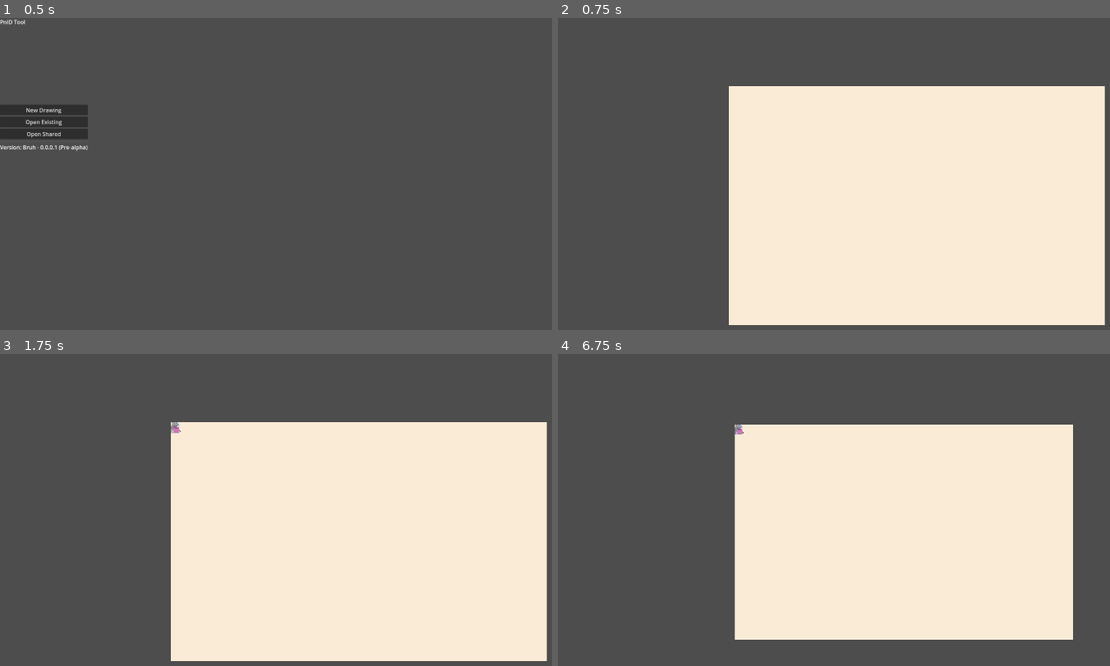
Above: before the commit, frames 1-4 (two rows, left to right).
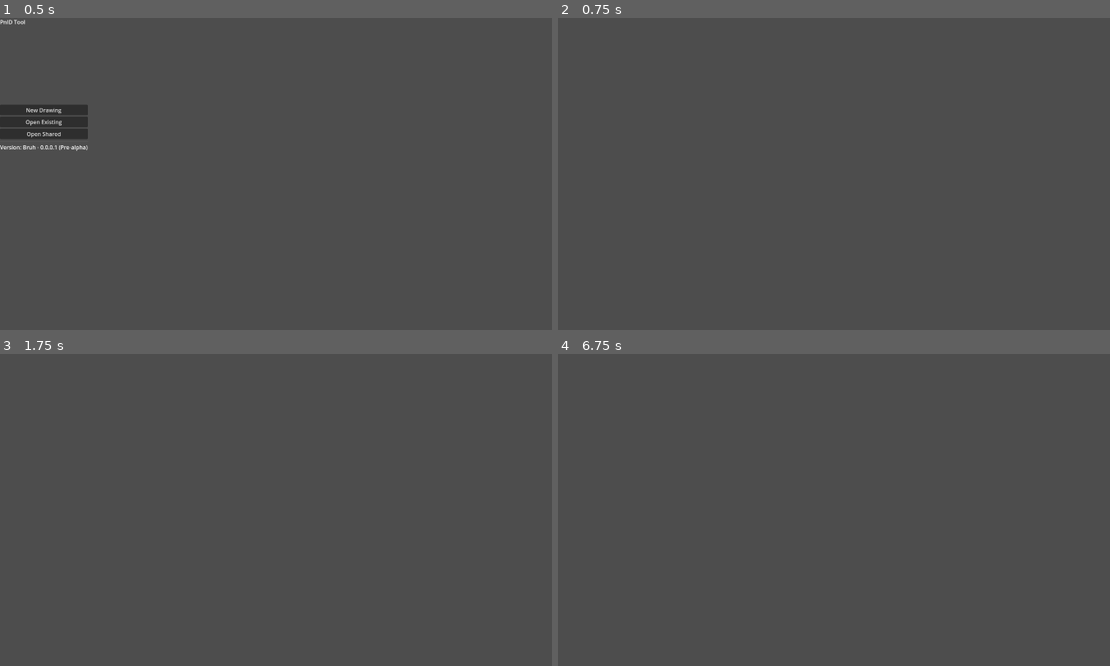
Above: after the commit, the same moments.

Repository: dukeman74/PnID-tool
Game: Godot game, scene res://Main_Menu/TitleScreen.tscn
The game is run twice, just before and just after one commit, with the same random seed, the same clock (stepped at 60 frames per second) and the same inputs.
Inputs (mouse positions are in pixels of both pictures, inside the frame that each line leads up to):
- Up to frame 1 (0.5 s): no input
- Up to frame 2 (0.75 s): click "New Drawing" at 0.5 s
- Up to frame 3 (1.75 s): tap Enter at 1.25 s; move the mouse to (474, 519) at 1.27 s; hold 0 (key_0) from 1.28 s (still down); click (474, 519) at 1.42 s; tap 9 (key_9) at 1.55 s
- Up to frame 4 (6.75 s): tap Space at 2, 3.5, 5 s; move the mouse to (756, 556) at 2.02 s; release 0 (key_0) at 2.03 s; tap 9 (key_9) at 2.1, 3.8, 6.05 s; click (756, 556) at 2.3 s; tap Enter at 2.75, 4.25 s; move the mouse to (949, 456) at 2.77 s; press the mouse at (949, 456) at 2.78 s; tap 0 (key_0) at 3.05, 3.6, 5.3 s; move the mouse to (856, 612) at 3.52 s; release the mouse at (856, 612) at 3.53 s; click (856, 612) at 3.67 s; move the mouse to (1082, 594) at 4.27 s; hold 9 (key_9) 4.28-5.03 s; click (1082, 594) at 4.55 s; move the mouse to (690, 481) at 5.02 s; click (690, 481) at 5.1 s; move the mouse to (916, 538) at 5.77 s; hold Right mouse button (right_click) 5.78-6.53 s; click (916, 538) at 5.92 s; move the mouse to (789, 447) at 6.52 s; tap Mouse wheel down (scroll_down) at 6.6 s

Frame 1 is identical in both runs. In frame 2, 52% of the frame differs, in the area x 30-100%, y 21-99%; in frame 3, 52%; in frame 4, 42%.
Error after the commit: Parse Error: Could not find type "state_class" in the current scope. (res://control.gd:22)

Commit message:
vertical lines dodging sprites again, undo system

Diff:
--- a/Connection.gd
+++ b/Connection.gd
@@ -1,4 +1,4 @@
-class_name Line_class extends Object
+class_name Line_class extends Node
 
 var node1:Node_connection=null
 var node2:Node_connection=null
--- a/Node.gd
+++ b/Node.gd
@@ -1,4 +1,4 @@
-class_name Node_connection extends Object
+class_name Node_connection extends Node
 
 var pos:Vector2
 var attatched:Line_class=null
--- a/control.gd
+++ b/control.gd
@@ -2,6 +2,8 @@
 
 @export var sprite_class : PackedScene
 @export var connection_class : PackedScene
+@export var state_scene : PackedScene
+@export var node_scene : PackedScene
 @export var elixer_tex : Texture
 
 var page_pos:Vector2=Vector2(500,200)
@@ -13,17 +15,92 @@
 var holding:bool=false
 var holding_position:Vector2
 var sprites:Array[Sprite_class] = []
-var nodes_dict:Dictionary = {}
 var connections:Dictionary = {}
 var mouse_pos:Vector2
 var bruh:Node_connection=null
 var vector_vector_vector
+var edit_list:Array[state_class]=[]
+var undo_list:Array[state_class]=[]
+
+func save_state():
+	var this_state=state_scene.instantiate()
+	sprite_copy(self,this_state)
+	return(this_state)
+
+func sprite_copy(source_obj,destination_obj):
+	var source_array:Array[Sprite_class]=source_obj.sprites
+	var destination_array:Array[Sprite_class]=destination_obj.sprites
+	var dupe_sprite:Sprite_class
+	var dupe_conncetion
+	var i:int
+	var dupe_node
+	var node_translation:Dictionary={null:null}
+	for sprite in source_array:
+		dupe_sprite=sprite_class.instantiate()
+		dupe_sprite.pos=Vector2(sprite.pos.x,sprite.pos.y)
+		dupe_sprite.texture=sprite.texture
+		for node in sprite.nodes:
+			dupe_sprite.add_node(Vector2(node.pos.x,node.pos.y))
+			if(node.attatched!=null):
+				dupe_node=dupe_sprite.nodes.back()
+				node_translation[node]=dupe_node
+
+		destination_array.push_back(dupe_sprite)
+	for connection in source_obj.connections:
+		dupe_conncetion=connection_class.instantiate()
+		dupe_conncetion.node1=node_translation[connection.node1]
+		dupe_conncetion.node2=node_translation[connection.node2]
+		destination_obj.connections[dupe_conncetion]=true
+		if(dupe_conncetion.node1!=null):
+			dupe_conncetion.node1.attatched=dupe_conncetion
+			dupe_conncetion.node2.attatched=dupe_conncetion
+func undo():
+	undo_list.push_front(edit_list.pop_back())
+	load_state(edit_list.back())
+
+
+func load_state(new_state):
+	for sprite in sprites:
+		sprite.free()
+	sprites=[]
+	connections={}
+	sprite_copy(new_state,self)
+	for sprite in sprites:
+		sprite.parent=self
+		add_child(sprite)
+		sprite.scale=Vector2(zoom,zoom)
+
+
+
+	edit_redraw()
+
+func redo():
+	var new_state=undo_list.pop_front()
+	edit_list.push_back(new_state)
+	load_state(new_state)
+
+
+func register_edit():
+	undo_list=[]
+	edit_list.push_back(save_state())
+
+	edit_redraw()
+
+func edit_redraw():
+	prepare_draw()
 
 # Called when the node enters the scene tree for the first time.
 func _ready():
+	register_edit()
 	pass # Replace with function body.
 
 func _input(event):
+	if event.is_action_pressed("undo"):
+		if(len(edit_list)==1): return
+		undo()
+	if event.is_action_pressed("redo"):
+		if(len(undo_list)==0): return
+		redo()
 	if event.is_action_pressed("scroll_up"):
 		zoom_change(zoom_mod)
 	if event.is_action_pressed("scroll_down"):
@@ -34,6 +111,9 @@
 		this_sprite.scale=Vector2(zoom,zoom)
 		add_child(this_sprite)
 		sprites.push_back(this_sprite)
+		this_sprite.add_node(Vector2(16,2))
+		this_sprite.parent=self
+		register_edit()
 	if event.is_action_pressed("key_9"):
 		var this_sprite=sprite_class.instantiate()
 		this_sprite.position=Vector2(200,200)
@@ -41,7 +121,10 @@
 		add_child(this_sprite)
 		sprites.push_back(this_sprite)
 		this_sprite.texture=elixer_tex
+		this_sprite.add_node(Vector2(16,2))
 		this_sprite.add_node(Vector2(16,30))
+		this_sprite.parent=self
+		register_edit()
 
 # Called every frame. 'delta' is the elapsed time since the previous frame.
 func _process(_delta):
@@ -81,6 +164,7 @@
 		victim_con.node2.attatched=null
 		connections.erase(victim_con)
 		victim_con.free()
+		register_edit()
 		return
 	if(bruh==null):
 		bruh=node
@@ -92,7 +176,7 @@
 		bruh.attatched=new_con
 		bruh=null
 		connections[new_con]=true
-
+		register_edit()
 
 func get_offset_from_node(node):
 	var off_length=5
@@ -129,11 +213,11 @@
 		safe_draw_line(line)
 	second_pass(0)
 
-
 func second_pass(depth:int):
-	if(depth<100):
+	if(depth>10):
+		print("can't find working path")
 		return
-	var sprite_padding=4
+	var sprite_padding=1
 	var sp1:Vector2
 	var sp2:Vector2
 	var sp3:Vector2
@@ -150,56 +234,139 @@
 	var point
 	var good:bool=true
 	var ignore_thresh=4
+	var epsilon:float=0.0001
 	for vector_vector in vector_vector_vector:
 		lastpt=null
 		i=0
-		while(i<len(vector_vector)):
+		while(i<len(vector_vector)-1):
 			point=vector_vector[i]
 			if(lastpt!=null):
-				if(point.x==lastpt.x):
-					leftest=point.x
-					rightest=point.x
-					for sprite in sprites:
-						sp1=sprite.position
-						sp3=sprite.position+sprite.texture.get_size()
-						sp2=sprite.position+Vector2(sprite.texture.get_size().x,0)
-						sp4=sprite.position+Vector2(0,sprite.texture.get_size().y)
-
-						if((sp1.y<point.y and sp3.y>point.y) or (sp1.y<lastpt.y and sp3.y>lastpt.y)):
+				var goalc:float
+				var startc:float
+				var lastleft:float
+				var lastright:float
+				var testc:float
+				var loops:int=0
+				var c1:float
+				var c2:float
+				var test_point1:Vector2
+				var test_point2:Vector2
+				var rscore:float
+				var lscore:float
+				var vertical:bool
+				if(point.x==lastpt.x): #vertical version
+					vertical=true
+					c1=point.y
+					c2=lastpt.y
+					testc=point.x
+					startc=point.x
+					if(lastpt.y<point.y):
+						goalc=vector_vector[i-2].x
+					else:
+						goalc=vector_vector[i+1].x
+				else: #horizontal version
+					lastpt=point
+					i+=1
+					continue # this no work good
+					vertical=false
+					c1=point.x
+					c2=lastpt.x
+					testc=point.y
+					startc=point.y
+					if(lastpt.x<point.x):
+						goalc=vector_vector[i-2].y
+					else:
+						goalc=vector_vector[i+1].y
+				leftest=testc
+				rightest=testc
+				while(true):
+					if(loops>1000):
+						print("no valid line pathing - big sad")
+						break
+					lastleft=leftest
+					lastright=rightest
+					for sprite in sprites: #test all the sprites for hitting testc
+						sp1=sprite.pos
+						sp3=sprite.pos+sprite.texture.get_size()
+						sp2=sprite.pos+Vector2(sprite.texture.get_size().x,0)
+						sp4=sprite.pos+Vector2(0,sprite.texture.get_size().y)
+						var npos:Vector2
+						var breakout:bool=false
+						for node in sprite.nodes:
+							npos=node.pos+sprite.pos
+							var a=npos.distance_to(point)
+							var b=npos.distance_to(lastpt)
+							if(a<epsilon or b<epsilon):
+								breakout=true
+								break
+						if(breakout):
 							continue
+						#if((sp1.y<point.y and sp3.y>point.y) or (sp1.y<lastpt.y and sp3.y>lastpt.y)):
+							#continue
 						#if(abs(sp1.y-point.y)<ignore_thresh or abs(sp1.y-lastpt.y)<ignore_thresh or abs(sp3.y-point.y)<ignore_thresh or abs(sp3.y-lastpt.y)<ignore_thresh):
 							#continue
 						sp1-=Vector2(sprite_padding,sprite_padding)
 						sp3+=Vector2(sprite_padding,sprite_padding)
 						sp2+=Vector2(sprite_padding,-sprite_padding)
 						sp4+=Vector2(-sprite_padding,sprite_padding)
-
-						hit=Geometry2D.segment_intersects_segment(point,lastpt,sp1,sp2)
-						hit2=Geometry2D.segment_intersects_segment(point,lastpt,sp3,sp4)
-						if(hit!=null or hit2!=null):
-							thisr=sp2.x+1
-							thisl=sp1.x-1
+						if(vertical):
+							test_point1=Vector2(testc,c1)
+							test_point2=Vector2(testc,c2)
+							hit=Geometry2D.segment_intersects_segment(test_point1,test_point2,sp1,sp2)
+							hit2=Geometry2D.segment_intersects_segment(test_point1,test_point2,sp3,sp4)
+							if(hit!=null or hit2!=null):
+								thisr=sp2.x+1
+								thisl=sp1.x-1
+							else:
+								continue
 						else:
-							continue
+							test_point1=Vector2(c1,testc)
+							test_point2=Vector2(c2,testc)
+							hit=Geometry2D.segment_intersects_segment(test_point1,test_point2,sp1,sp4)
+							hit2=Geometry2D.segment_intersects_segment(test_point1,test_point2,sp2,sp3)
+							if(hit!=null or hit2!=null):
+								thisr=sp3.y+1
+								thisl=sp1.y-1
+							else:
+								continue
 						if(thisr>rightest):
 							rightest=thisr
 						if(thisl<leftest):
 							leftest=thisl
-					if(leftest!=point.x or rightest!=point.x):
-						if(abs(point.x-leftest) > abs(rightest-point.x)):
-							newpt=Vector2(rightest,point.y)
+					if(leftest!=lastleft or rightest!=lastright):
+						lscore=abs(goalc-leftest)+abs(startc-leftest)
+						rscore=abs(goalc-rightest)+abs(startc-rightest)
+						if(lscore > rscore):
+							testc=rightest
 						else:
-							newpt=Vector2(leftest,point.y)
-						#splice in newpt between lastpt and the next one
-						if(lastpt.y<point.y):
+							testc=leftest
+					else:
+						break
+
+
+				if(testc!=startc):
+					if(vertical):
+						newpt=Vector2(testc,point.y)
+					else:
+						newpt=Vector2(point.x,testc)
+					#splice in newpt between lastpt and the next one
+					if(c2<c1):
+						if(vertical):
 							vector_vector[i-1].x=newpt.x
-							vector_vector.insert(i,newpt)
 						else:
+							vector_vector[i-1].y=newpt.y
+						vector_vector.insert(i,newpt)
+					else:
+						if(vertical):
 							vector_vector[i].x=newpt.x
 							vector_vector.insert(i,Vector2(newpt.x,lastpt.y))
-						good=false
-						break
-						#break out of this and call self again hoping it is valid this time
+						else:
+							vector_vector[i].y=newpt.y
+							vector_vector.insert(i,Vector2(lastpt.x,newpt.y))
+
+					good=false
+					break
+					#break out of this and call self again hoping it is valid this time
 			lastpt=point
 			i+=1
 		if(!good):
@@ -213,7 +380,6 @@
 	draw_rect(Rect2(page_pos,page_dimensions*zoom),Color.ANTIQUE_WHITE)
 	if(bruh):
 		draw_line(bruh.pos*zoom+bruh.sprite.position,get_viewport().get_mouse_position(),Color.LAWN_GREEN)
-	prepare_draw()
 
 	for vector_vector in vector_vector_vector:
 		var last=null
@@ -284,3 +450,18 @@
 								draw_line(multibreak1,multibreak2,Color.BLACK)
 							pt1=break_point
 			last=point
+
+	#draw edit history
+	var dx:int=100
+	var width:int=40
+	var padding:int=5
+	var dy:int=20
+	for who_cares in edit_list:
+		draw_rect(Rect2(dx,dy,width,width),Color.NAVY_BLUE)
+		dx+=width+padding
+	dx-=width+padding
+	draw_rect(Rect2(dx-1,dy-1,width+2,width+2),Color.GHOST_WHITE,false)
+	dx+=width+padding
+	for who_cares in undo_list:
+		draw_rect(Rect2(dx,dy,width,width),Color.SLATE_GRAY)
+		dx+=width+padding
--- a/control.tscn
+++ b/control.tscn
@@ -1,12 +1,16 @@
-[gd_scene load_steps=5 format=3 uid="uid://iy060aapx2uw"]
+[gd_scene load_steps=7 format=3 uid="uid://iy060aapx2uw"]
 
 [ext_resource type="Script" path="res://control.gd" id="1_thb3m"]
 [ext_resource type="PackedScene" uid="uid://wnyoljh5545n" path="res://sprite.tscn" id="2_gpwm6"]
 [ext_resource type="PackedScene" uid="uid://dp8w6dipv37vr" path="res://connection.tscn" id="3_wm7j4"]
+[ext_resource type="PackedScene" uid="uid://blkht153y62ny" path="res://state.tscn" id="4_8mdoi"]
 [ext_resource type="Texture2D" uid="uid://du4rem76x3gjy" path="res://icons/elixer_pump.png" id="4_aif7u"]
+[ext_resource type="PackedScene" uid="uid://cv4iep7du7ycb" path="res://node.tscn" id="5_lrhhl"]
 
 [node name="control" type="Node2D"]
 script = ExtResource("1_thb3m")
 sprite_class = ExtResource("2_gpwm6")
 connection_class = ExtResource("3_wm7j4")
+state_scene = ExtResource("4_8mdoi")
+node_scene = ExtResource("5_lrhhl")
 elixer_tex = ExtResource("4_aif7u")
--- a/project.godot
+++ b/project.godot
@@ -56,6 +56,16 @@
 "events": [Object(InputEventKey,"resource_local_to_scene":false,"resource_name":"","device":-1,"window_id":0,"alt_pressed":false,"shift_pressed":false,"ctrl_pressed":false,"meta_pressed":false,"pressed":false,"keycode":0,"physical_keycode":57,"key_label":0,"unicode":57,"echo":false,"script":null)
 ]
 }
+undo={
+"deadzone": 0.5,
+"events": [Object(InputEventKey,"resource_local_to_scene":false,"resource_name":"","device":-1,"window_id":0,"alt_pressed":false,"shift_pressed":false,"ctrl_pressed":true,"meta_pressed":false,"pressed":false,"keycode":0,"physical_keycode":90,"key_label":0,"unicode":0,"echo":false,"script":null)
+]
+}
+redo={
+"deadzone": 0.5,
+"events": [Object(InputEventKey,"resource_local_to_scene":false,"resource_name":"","device":-1,"window_id":0,"alt_pressed":false,"shift_pressed":false,"ctrl_pressed":true,"meta_pressed":false,"pressed":false,"keycode":0,"physical_keycode":89,"key_label":0,"unicode":0,"echo":false,"script":null)
+]
+}
 
 [rendering]
 
--- a/sprite.gd
+++ b/sprite.gd
@@ -14,8 +14,6 @@
 
 # Called when the node enters the scene tree for the first time.
 func _ready():
-	add_node(Vector2(16,2))
-	parent=get_parent()
 	pass # Replace with function body.
 
 func add_node(coords:Vector2):
@@ -63,9 +61,10 @@
 	if Input.is_mouse_button_pressed(1):
 		var newpos:Vector2 = parent.mouse_pos
 		pos = newpos-grab_pos
+		parent.edit_redraw()
 	else:
 		holding=false
-	pass
+		parent.register_edit()
 
 func _input(event):
 	if(!moused):
